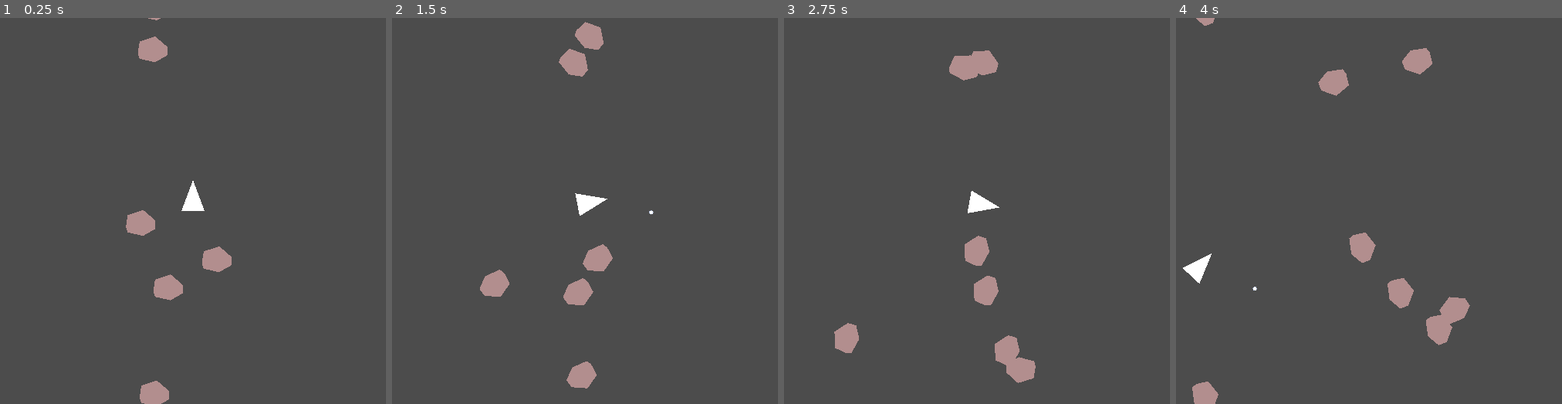
Above: before the commit, frames 1-4 (left to right).
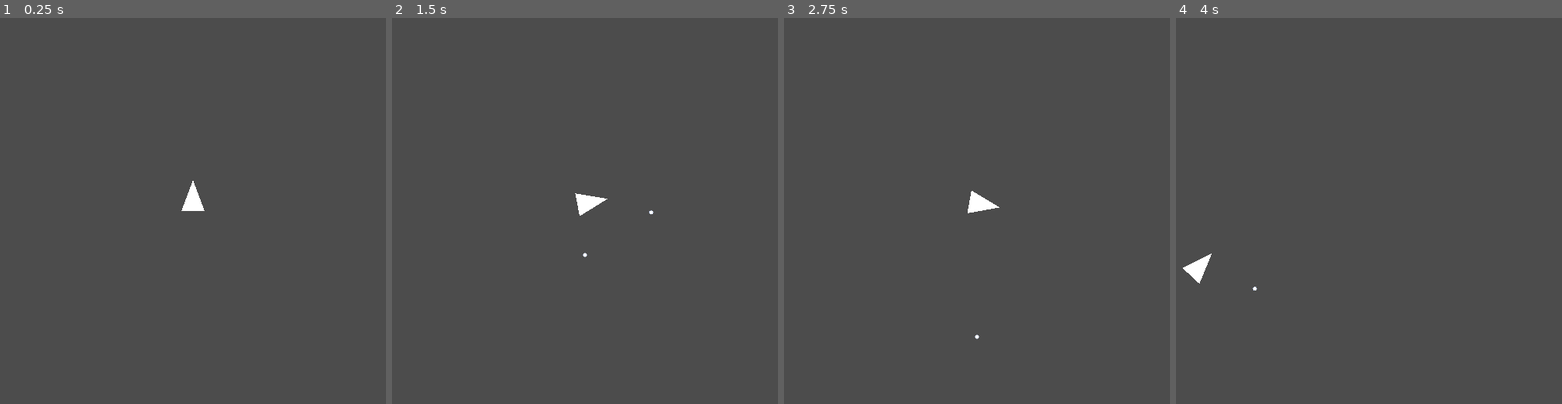
Above: after the commit, the same moments.

Repository: leddkire/godot-asteroids
Game: Godot game, scene res://StartOfGame.tscn
Same seed, same stepped clock (60 frames per second), same inputs: the game is played once before the commit and once after it.
Inputs (mouse positions are in pixels of both pictures, inside the frame that each line leads up to):
- Up to frame 1 (0.25 s): no input
- Up to frame 2 (1.5 s): move the mouse to (669, 191) at 0.52 s; hold Right (move_right) 0.53-1.28 s; hold Space (shoot_projectile) 0.53-1.28 s; click (669, 191) at 0.67 s; move the mouse to (507, 230) at 1.27 s; hold Left (move_left) from 1.28 s (still down); tap Space (shoot_projectile) at 1.35 s
- Up to frame 3 (2.75 s): move the mouse to (1015, 126) at 2.02 s; release Left (move_left) at 2.03 s; hold Right (move_right) from 2.03 s (still down); hold Space (shoot_projectile) from 2.03 s (still down)
- Up to frame 4 (4 s): move the mouse to (1349, 288) at 2.77 s; release Right (move_right) at 2.78 s; release Space (shoot_projectile) at 2.78 s; hold Up (move_up) 2.78-3.53 s; tap Space (shoot_projectile) at 2.85 s; click (1349, 288) at 2.92 s; move the mouse to (1484, 268) at 3.52 s; hold Left (move_left) from 3.53 s (still down); hold Space (shoot_projectile) from 3.53 s (still down)

The runs differ from the first frame. In frame 1, 1.9% of the frame differs, in the area x 32-60%, y 0-100%; in frame 2, 2.3%; in frame 3, 2.6%; in frame 4, 2.6%, in the area x 4-77%, y 0-100%.
Error after the commit: Invalid call. Nonexistent function 'new_spawn_asteroid' in base 'Reference (AsteroidSpawningRule.gd)'. (res://StartOfGame.gd:16)

Commit message:
Implement asteroid spawning outside of box where ship starts

Diff:
--- a/StartOfGame.gd
+++ b/StartOfGame.gd
@@ -11,9 +11,9 @@
     spawn_asteroids()
 
 func spawn_asteroids():
-    var asteroid_spawning_rule = load("res://rules/position/AsteroidSpawningRule.gd").new()
+    var asteroid_spawning_rule: AsteroidSpawningRule = load("res://rules/position/AsteroidSpawningRule.gd").new()
     for _i in asteroids_to_spawn:
-        asteroid_spawning_rule.spawn_asteroid(self)
+        asteroid_spawning_rule.new_spawn_asteroid(self, Vector2(200,320), Vector2(160,320))
 
 func create_ship_position_controller(wrap_rule: EntityScreenWrapRule):
     var edges : Array = get_tree().get_nodes_in_group("edges")
--- a/rules/position/AsteroidSpawningRule.gd
+++ b/rules/position/AsteroidSpawningRule.gd
@@ -5,13 +5,24 @@
 func _init():
     self.asteroid_scene = load("res://asteroids/Asteroid.tscn")
 
-func _calculate_position() -> Vector2:
+func _calculate_position(width_to_avoid: Vector2, height_to_avoid: Vector2) -> Vector2:
+    randomize()
     var upper_y_limit = ProjectSettings.get_setting("display/window/size/height")
     var upper_x_limit = ProjectSettings.get_setting("display/window/size/width")
-    return Vector2(randi() % upper_x_limit, randi() % upper_y_limit)
+    var x_position = randi() % upper_x_limit
+    var y_position
+    if(x_position < width_to_avoid.x or x_position > width_to_avoid.y):
+        y_position = randi() % upper_y_limit
+    else:
+        var cuadrant = randi() % 2
+        if(cuadrant == 0):
+            y_position = randi() % int(height_to_avoid.x)
+        else:
+            y_position = randi() % int(upper_y_limit - height_to_avoid.y) + height_to_avoid.y
+    return Vector2(x_position, y_position)
 
-func spawn_asteroid(parent_node: Node) -> Asteroid:
+func spawn_asteroid(parent_node: Node, width_to_avoid: Vector2, height_to_avoid: Vector2) -> Asteroid:
     var asteroid = asteroid_scene.instance()
     parent_node.add_child(asteroid)
-    asteroid.initialize(_calculate_position(),"L")
+    asteroid.initialize(_calculate_position(width_to_avoid, height_to_avoid),"L")
     return asteroid
